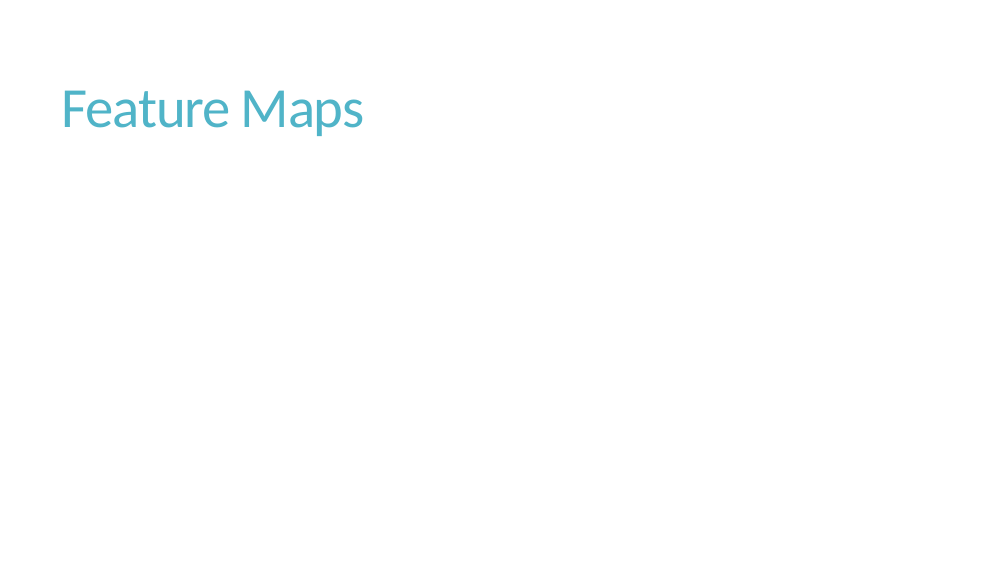
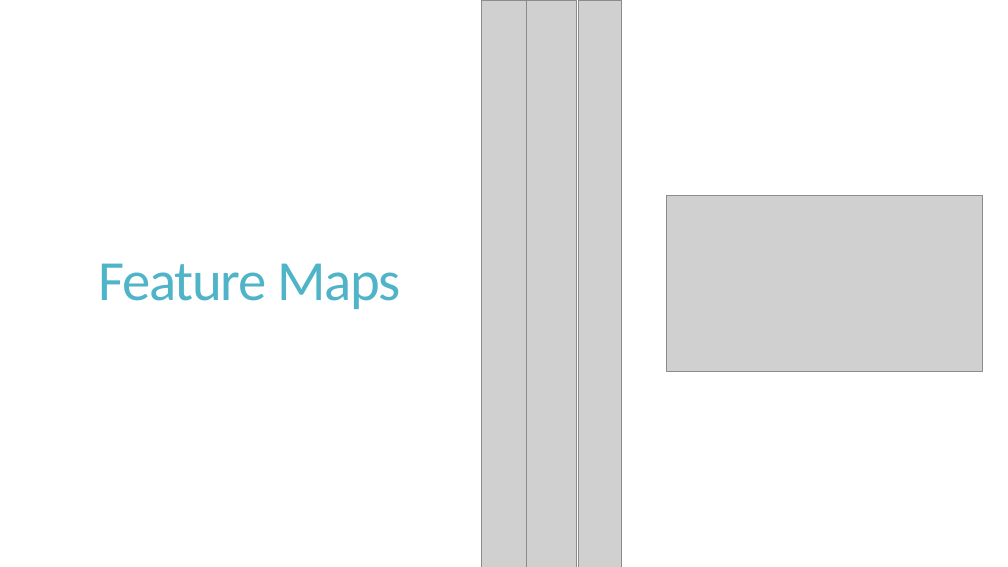
Before and after one commit to JoseGuzmanZamora/ArtClassification, a slide deck: slide 9 of ArtClassification.pptx. Drawn at 1008x567 pixels with LibreOffice and Linux fonts; fonts in the diff are those of the drawing; grey boxes stand for pictures. Boxes give left, top, right and bottom in pixels: in the first picture for what was removed or moved away, otherwise in the second. Text is boxed around its words. In the diff, an @@ line names an element or a change of style, - is before the commit and + after.

```diff
--- a/ArtClassification.pptx
+++ b/ArtClassification.pptx
@@ picture added at <box>482,0,526,567</box> @@
@@ picture added at <box>526,0,577,567</box> @@
@@ picture added at <box>578,0,622,567</box> @@
@@ picture added at <box>667,196,983,371</box> @@
@@ title "Feature Maps": place and size @@
-title "Feature Maps" at <box>62,90,365,136</box>
+title "Feature Maps" at <box>98,263,401,309</box>
```
Also in this commit, not shown: 13 other slides changed, 2 slides added, 1 slide removed, 19 other files.
